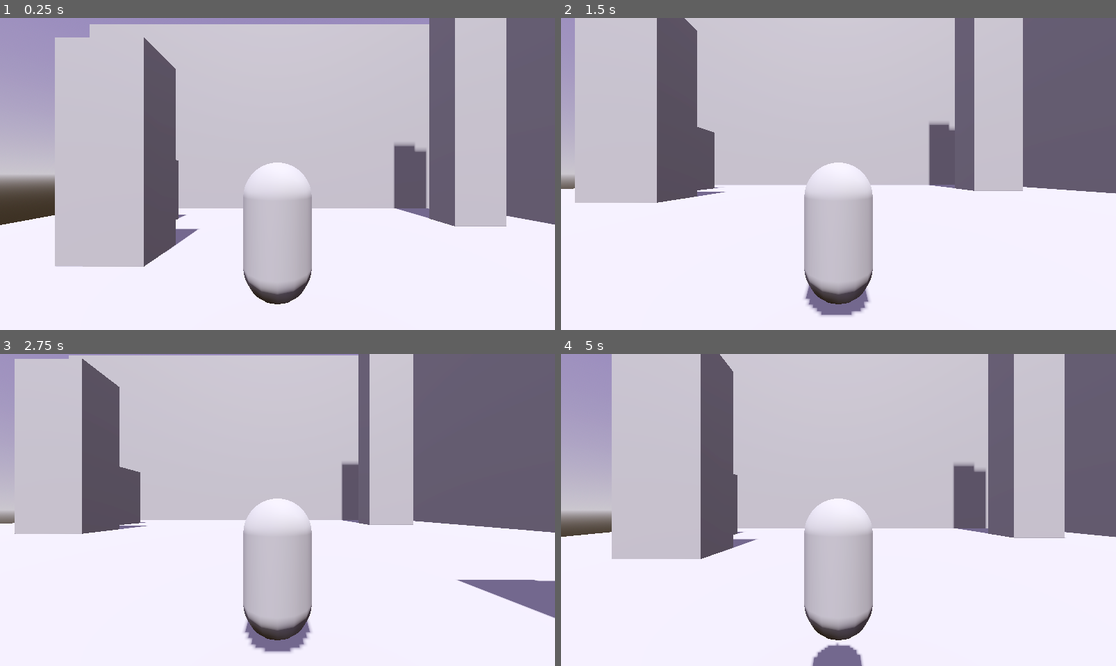
Above: before the commit, frames 1-4 (two rows, left to right).
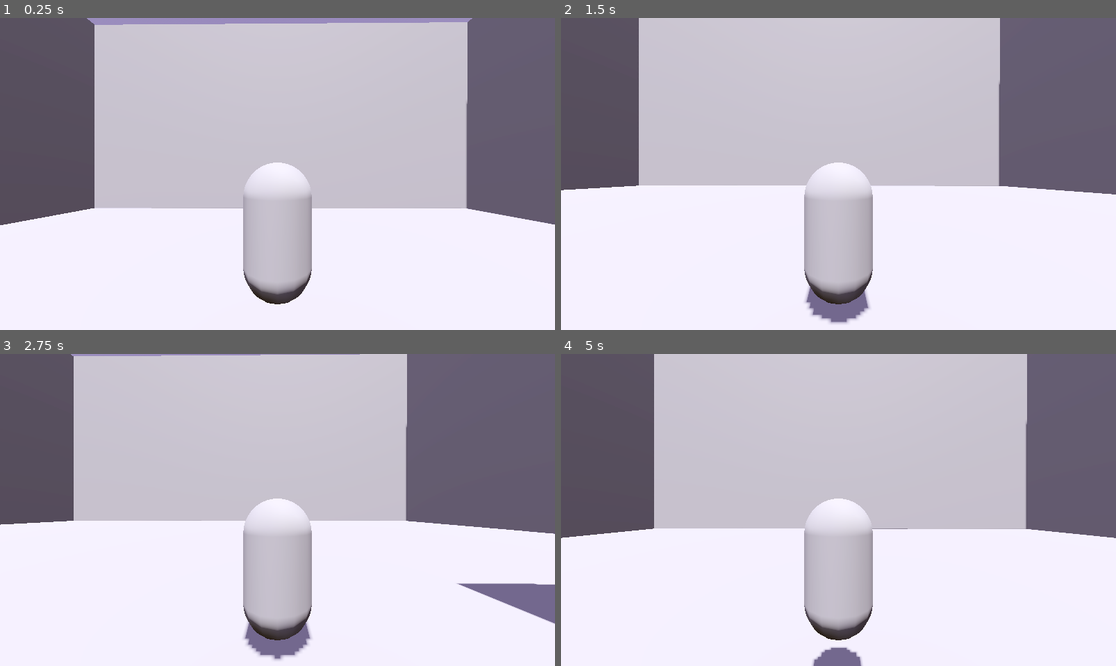
Above: after the commit, the same moments.

Repository: morbidlyocheese/project-ghost
Game: Godot game, scene res://scenes/level.tscn
Two runs of this game, one before a commit and one after it. Both use one fixed random seed, a clock stepped at 60 frames per second and the inputs below.
Inputs:
- Up to frame 1 (0.25 s): no input
- Up to frame 2 (1.5 s): tap Enter (ui_accept) at 0.5, 0.77 s; hold D (right) 0.53-1.28 s; hold S (backward) from 1.28 s (still down)
- Up to frame 3 (2.75 s): tap Enter (ui_accept) at 1.52 s; release S (backward) at 2.03 s; hold D (right) from 2.03 s (still down)
- Up to frame 4 (5 s): release D (right) at 2.78 s; hold W (forward) 2.78-3.53 s; tap Enter (ui_accept) at 3.02, 3.77, 4.52 s; hold A (left) from 3.53 s (still down)

The runs differ from the first frame. In frame 1, 27% of the frame differs, in the area x 0-92%, y 0-80%; in frame 2, 19%; in frame 3, 15%; in frame 4, 23%.

Commit message:
🚀 movement & collision added

Diff:
--- a/scenes/level.tscn
+++ b/scenes/level.tscn
@@ -16,12 +16,17 @@
 tonemap_mode = 2
 glow_enabled = true
 
-[sub_resource type="BoxShape3D" id="BoxShape3D_w1wfq"]
-size = Vector3(1, 0.001, 2.28247)
+[sub_resource type="WorldBoundaryShape3D" id="WorldBoundaryShape3D_puy7j"]
 
 [sub_resource type="PlaneMesh" id="PlaneMesh_wehwx"]
 
+[sub_resource type="BoxShape3D" id="BoxShape3D_fpi4n"]
+size = Vector3(0.172668, 0.996307, 0.116394)
+
 [sub_resource type="BoxMesh" id="BoxMesh_2hriw"]
+
+[sub_resource type="BoxShape3D" id="BoxShape3D_w1wfq"]
+size = Vector3(0.183556, 1.00148, 2.0278)
 
 [node name="level" type="Node3D"]
 
@@ -36,8 +41,8 @@
 transform = Transform3D(30, 0, 0, 0, 30, 0, 0, 0, 30, 0, 0, 0)
 
 [node name="CollisionShape3D" type="CollisionShape3D" parent="floor"]
-transform = Transform3D(0.999999, 0, 0, 0, 0.999999, 0, 0, 0, 0.999999, 0, -0.499499, -0.171996)
-shape = SubResource("BoxShape3D_w1wfq")
+transform = Transform3D(0.999999, 0, 0, 0, 0.999999, 0, 0, 0, 0.999999, 0.0123596, 0.00370779, 0.00814855)
+shape = SubResource("WorldBoundaryShape3D_puy7j")
 
 [node name="MeshInstance3D" type="MeshInstance3D" parent="floor"]
 transform = Transform3D(0.999958, 0, -0.0091803, 0, 1, 0, 0.0091803, 0, 0.999958, 0, 0, 0)
@@ -47,39 +52,10 @@
 transform = Transform3D(30, 0, 0, 0, 30, 0, 0, 0, 30, 0, 0, 0)
 
 [node name="CollisionShape3D" type="CollisionShape3D" parent="pillar"]
-shape = SubResource("BoxShape3D_w1wfq")
+transform = Transform3D(0.999999, 0, 0, 0, 0.999999, 0, 0, 0, 0.999999, 0.486877, 0.507744, 0.478815)
+shape = SubResource("BoxShape3D_fpi4n")
 
 [node name="MeshInstance3D" type="MeshInstance3D" parent="pillar"]
-transform = Transform3D(0.177234, 0, -0.00113711, 0, 1, 0, 0.00162713, 0, 0.123859, 0.48746, 0.506223, 0.479175)
-mesh = SubResource("BoxMesh_2hriw")
-
-[node name="pillar2" type="StaticBody3D" parent="."]
-transform = Transform3D(30, 0, 0, 0, 30, 0, 0, 0, 30, 6.68718, -0.877468, -34.5396)
-
-[node name="CollisionShape3D" type="CollisionShape3D" parent="pillar2"]
-shape = SubResource("BoxShape3D_w1wfq")
-
-[node name="MeshInstance3D" type="MeshInstance3D" parent="pillar2"]
-transform = Transform3D(0.177234, 0, -0.00113711, 0, 1, 0, 0.00162713, 0, 0.123859, 0.48746, 0.506223, 0.479175)
-mesh = SubResource("BoxMesh_2hriw")
-
-[node name="pillar3" type="StaticBody3D" parent="."]
-transform = Transform3D(30, 0, 0, 0, 30, 0, 0, 0, 30, -29.4537, -23.0154, -34.5396)
-
-[node name="CollisionShape3D" type="CollisionShape3D" parent="pillar3"]
-shape = SubResource("BoxShape3D_w1wfq")
-
-[node name="MeshInstance3D" type="MeshInstance3D" parent="pillar3"]
-transform = Transform3D(0.177234, 0, -0.00113711, 0, 1, 0, 0.00162713, 0, 0.123859, 0.48746, 0.506223, 0.479175)
-mesh = SubResource("BoxMesh_2hriw")
-
-[node name="pillar4" type="StaticBody3D" parent="."]
-transform = Transform3D(30, 0, 0, 0, 30, 0, 0, 0, 30, -25.199, -16.5664, -25.3133)
-
-[node name="CollisionShape3D" type="CollisionShape3D" parent="pillar4"]
-shape = SubResource("BoxShape3D_w1wfq")
-
-[node name="MeshInstance3D" type="MeshInstance3D" parent="pillar4"]
 transform = Transform3D(0.177234, 0, -0.00113711, 0, 1, 0, 0.00162713, 0, 0.123859, 0.48746, 0.506223, 0.479175)
 mesh = SubResource("BoxMesh_2hriw")
 
@@ -87,30 +63,44 @@
 transform = Transform3D(30, 0, 0, 0, 30, 0, 0, 0, 30, 18.2016, -0.54638, -32.122)
 
 [node name="CollisionShape3D" type="CollisionShape3D" parent="wall z"]
+transform = Transform3D(0.999999, 0, 0, 0, 0.999999, 0, 0, 0, 0.999999, 0.480054, 0.500238, 1.07743)
 shape = SubResource("BoxShape3D_w1wfq")
 
 [node name="MeshInstance3D" type="MeshInstance3D" parent="wall z"]
 transform = Transform3D(0.190731, 0, -0.0187001, 0, 0.999999, 0, 0.00175104, 0, 2.03689, 0.487459, 0.506223, 1.07947)
 mesh = SubResource("BoxMesh_2hriw")
 
-[node name="wall y" type="StaticBody3D" parent="."]
-transform = Transform3D(30, 0, 0, 0, 30, 0, 0, 0, 30, 18.2016, -0.54638, 28.1737)
+[node name="wall z2" type="StaticBody3D" parent="."]
+transform = Transform3D(30, 0, 0, 0, 30, 0, 0, 0, 30, -47.3385, -0.54638, -32.122)
 
-[node name="CollisionShape3D" type="CollisionShape3D" parent="wall y"]
+[node name="CollisionShape3D" type="CollisionShape3D" parent="wall z2"]
+transform = Transform3D(0.999999, 0, 0, 0, 0.999999, 0, 0, 0, 0.999999, 0.480054, 0.500238, 1.07743)
 shape = SubResource("BoxShape3D_w1wfq")
 
-[node name="MeshInstance3D" type="MeshInstance3D" parent="wall y"]
-transform = Transform3D(-8.33745e-09, 0, -2.03698, 0, 0.999999, 0, 0.190739, 0, -8.90392e-08, -0.598311, 0.506223, 0.139585)
+[node name="MeshInstance3D" type="MeshInstance3D" parent="wall z2"]
+transform = Transform3D(0.190731, 0, -0.0187001, 0, 0.999999, 0, 0.00175104, 0, 2.03689, 0.487459, 0.506223, 1.07947)
 mesh = SubResource("BoxMesh_2hriw")
 
-[node name="wall3" type="StaticBody3D" parent="."]
-transform = Transform3D(30, 0, 0, 0, 30, 0, 0, 0, 30, 18.2016, -0.54638, -36.857)
+[node name="wall z3" type="StaticBody3D" parent="."]
+transform = Transform3D(-1.31134e-06, 0, 30, 0, 30, 0, -30, 0, -1.31134e-06, -31.9137, -0.54638, -17.8598)
 
-[node name="CollisionShape3D" type="CollisionShape3D" parent="wall3"]
+[node name="CollisionShape3D" type="CollisionShape3D" parent="wall z3"]
+transform = Transform3D(0.999999, 0, 0, 0, 0.999999, 0, 0, 0, 0.999999, 0.480054, 0.500238, 1.07743)
 shape = SubResource("BoxShape3D_w1wfq")
 
-[node name="MeshInstance3D" type="MeshInstance3D" parent="wall3"]
-transform = Transform3D(-8.33745e-09, 0, -2.03698, 0, 0.999999, 0, 0.190739, 0, -8.90392e-08, -0.598311, 0.506223, 0.139585)
+[node name="MeshInstance3D" type="MeshInstance3D" parent="wall z3"]
+transform = Transform3D(0.190731, 0, -0.0187001, 0, 0.999999, 0, 0.00175104, 0, 2.03689, 0.487459, 0.506223, 1.07947)
+mesh = SubResource("BoxMesh_2hriw")
+
+[node name="wall z4" type="StaticBody3D" parent="."]
+transform = Transform3D(-1.31134e-06, 0, 30, 0, 30, 0, -30, 0, -1.31134e-06, -31.9137, -0.54638, 47.675)
+
+[node name="CollisionShape3D" type="CollisionShape3D" parent="wall z4"]
+transform = Transform3D(0.999999, 0, 0, 0, 0.999999, 0, 0, 0, 0.999999, 0.480054, 0.500238, 1.07743)
+shape = SubResource("BoxShape3D_w1wfq")
+
+[node name="MeshInstance3D" type="MeshInstance3D" parent="wall z4"]
+transform = Transform3D(0.190731, 0, -0.0187001, 0, 0.999999, 0, 0.00175104, 0, 2.03689, 0.487459, 0.506223, 1.07947)
 mesh = SubResource("BoxMesh_2hriw")
 
 [node name="player" parent="." instance=ExtResource("1_v6cag")]
Not shown: 1 places in scenes/level.tscn that only renumber resources
